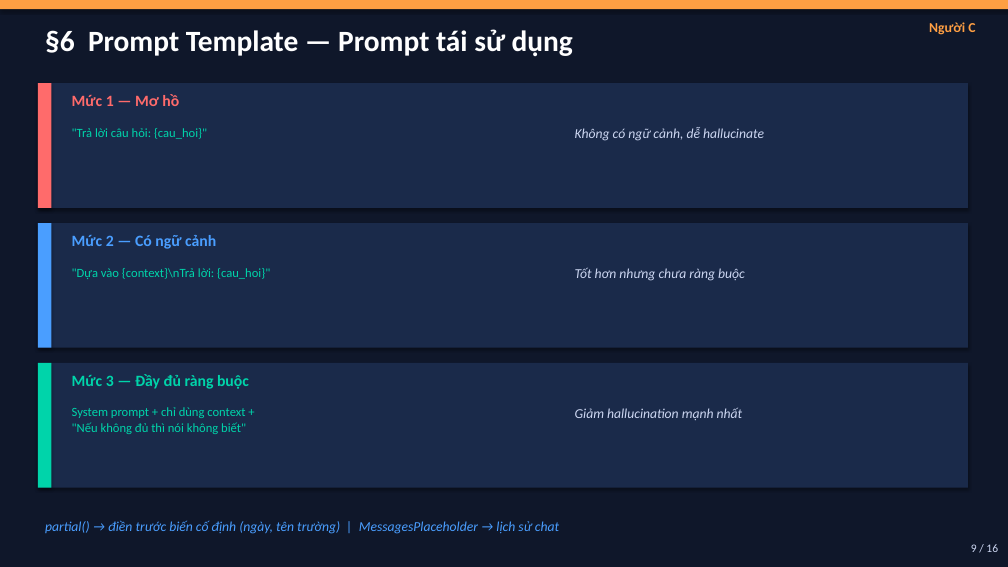
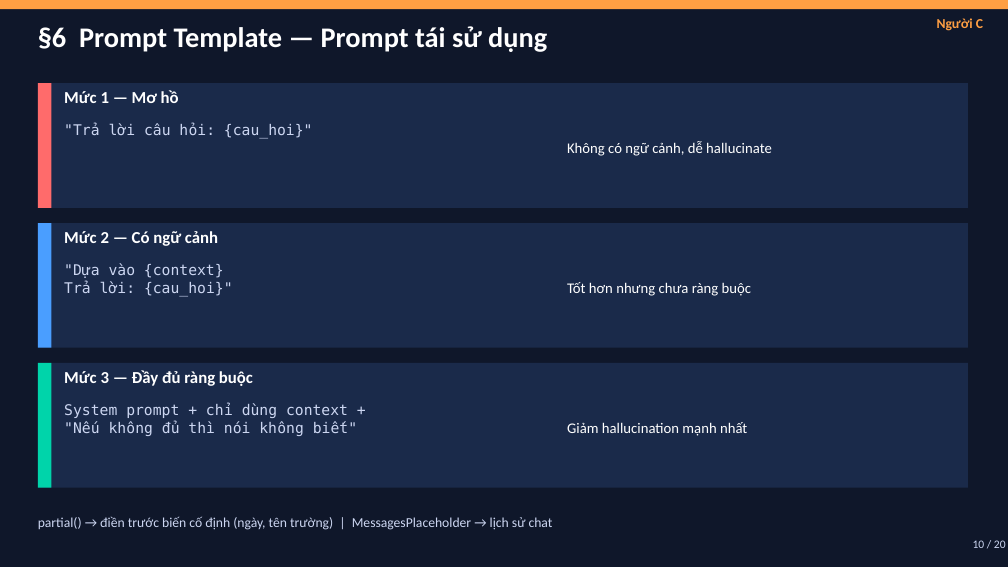
Before and after one commit to trinhminhkha24/b-i-t6-tu, a slide deck: slide 10 of LangChain_Presentation.pptx (slide 9 before the commit). Drawn at 1008x567 pixels with LibreOffice and Linux fonts; fonts in the diff are those of the drawing. Boxes give left, top, right and bottom in pixels: in the first picture for what was removed or moved away, otherwise in the second. Text is boxed around its words. In the diff, an @@ line names an element or a change of style, - is before the commit and + after.

```diff
--- a/LangChain_Presentation.pptx
+++ b/LangChain_Presentation.pptx
@@ text "§6 Prompt Template — Prompt ..." at (38, 26, 547, 52): size 28 to 27 pt @@
@@ text "Người C": place and size @@
-text "Người C" at (929, 22, 975, 35)
+text "Người C" at (937, 18, 983, 31)
@@ text "Mức 1 — Mơ hồ" at (64, 90, 179, 103): size 15 to 16 pt, text colour #FF6B6B to #FFFFFF @@
@@ text ""Trả lời câu hỏi: {cau_hoi}"" at (64, 123, 313, 139): size 12 to 14 pt, font Calibri to DejaVu Sans Mono, text colour #00D4AA to #CCD6F1 @@
@@ text "Mức 2 — Có ngữ ..." at (64, 231, 218, 246): size 15 to 16 pt, text colour #4A9EFF to #FFFFFF @@
@@ text at (64, 263, 233, 296): text changed; size 12 to 14 pt; font Calibri to DejaVu Sans Mono; text colour #00D4AA to #CCD6F1 @@
-"Dựa vào {context}\nTrả lời: {cau_hoi}"
+"Dựa vào {context}
+Trả lời: {cau_hoi}"
@@ shadow off in 6 elements at (38, 83, 968, 208), (38, 83, 51, 208), (38, 223, 968, 348), (38, 223, 51, 348), (38, 363, 968, 488), (38, 363, 51, 488) @@
@@ text "Mức 3 — Đầy đủ ..." at (64, 370, 253, 386): size 15 to 16 pt, text colour #00D4AA to #FFFFFF @@
@@ text at (64, 403, 348, 436): text changed; size 12 to 14 pt; font Calibri to DejaVu Sans Mono; text colour #00D4AA to #CCD6F1 @@
-System prompt + chỉ dùng context +
-"Nếu không đủ thì nói không biết"
+System prompt + chỉ dùng context +
+"Nếu không đủ thì nói không biết"
@@ size 13 to 14 pt, text colour #CCD6F1 to #FFFFFF, italic off; vertical alignment top to middle in 3 elements at (567, 141, 772, 156), (567, 282, 751, 296), (567, 422, 747, 436) @@
@@ text "partial() → điền trước biến ..." at (38, 516, 553, 530): text colour #4A9EFF to #CCD6F1, italic off @@
@@ text at (973, 540, 1006, 548): text changed @@
-9 / 16
+10 / 20
```
Also in this commit, not shown: 15 other slides changed, 4 slides added.
